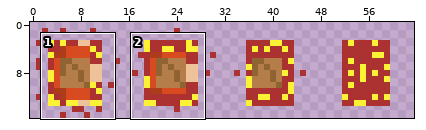
Two states of a pixel-art sprite, Assets/Resources/Textures/Dev/character_falling_lava.png. The picture above shows the old version from afar; the outline marks the close-up.
Close-up. Earlier state:
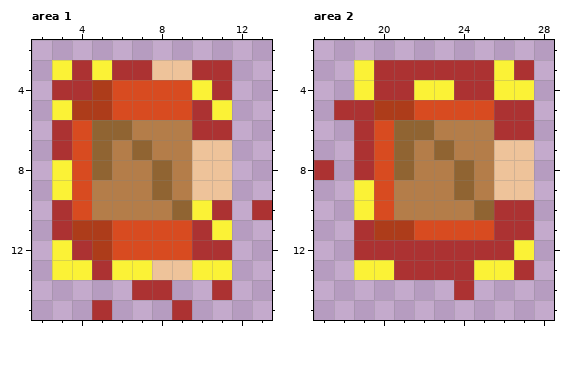
The file is 64x16 pixels. Shown: area 1: x 2..13, y 2..15; area 2: x 17..28, y 2..15. The commit also changed other parts of the picture, which this record leaves out.
After the commit:
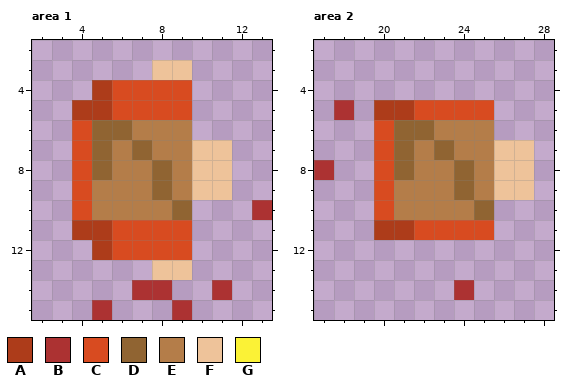
Palette (. is transparent): A #ad3c1a  B #ac3232  C #d84b20  D #906432  E #b47d49  F #eec39a  G #fbf236
Change:
--- area 1
@@ x 2..13 @@
  2 ............
- 3 .GBGBBFFBB..
- 4 .BBACCCCGB..
- 5 .GAACCCCBG..
- 6 .BCDDEEEBB..
- 7 .BCDEDEEFF..
- 8 .GCDEEDEFF..
- 9 .GCEEEDEFF..
-10 .BCEEEEDGB.B
-11 .BAACCCCBG..
-12 .GBACCCCBB..
-13 .GGBGGFFGG..
+ 3 ......FF....
+ 4 ...ACCCC....
+ 5 ..AACCCC....
+ 6 ..CDDEEE....
+ 7 ..CDEDEEFF..
+ 8 ..CDEEDEFF..
+ 9 ..CEEEDEFF..
+10 ..CEEEED...B
+11 ..AACCCC....
+12 ...ACCCC....
+13 ......FF....
 14 .....BB..B..
--- area 2
@@ x 17..28 @@
  2 ............
- 3 ..GBBBBBBGB.
- 4 ..GBBGGBBGG.
- 5 .BBAACCCCBB.
- 6 ..BCDDEEEBB.
- 7 ..BCDEDEEFF.
- 8 B.BCDEEDEFF.
- 9 ..GCEEEDEFF.
-10 ..GCEEEEDBB.
-11 ..BAACCCCBB.
-12 ..BBBBBBBBG.
-13 ..GGBBBBGGB.
+ 3 ............
+ 4 ............
+ 5 .B.AACCCC...
+ 6 ...CDDEEE...
+ 7 ...CDEDEEFF.
+ 8 B..CDEEDEFF.
+ 9 ...CEEEDEFF.
+10 ...CEEEED...
+11 ...AACCCC...
+12 ............
+13 ............
 14 .......B....
Boxes around the changes in both close-ups, in picture pixels (x1, y1, x2, y2):
erased: (52, 60, 232, 280)
erased: (354, 60, 534, 280)
